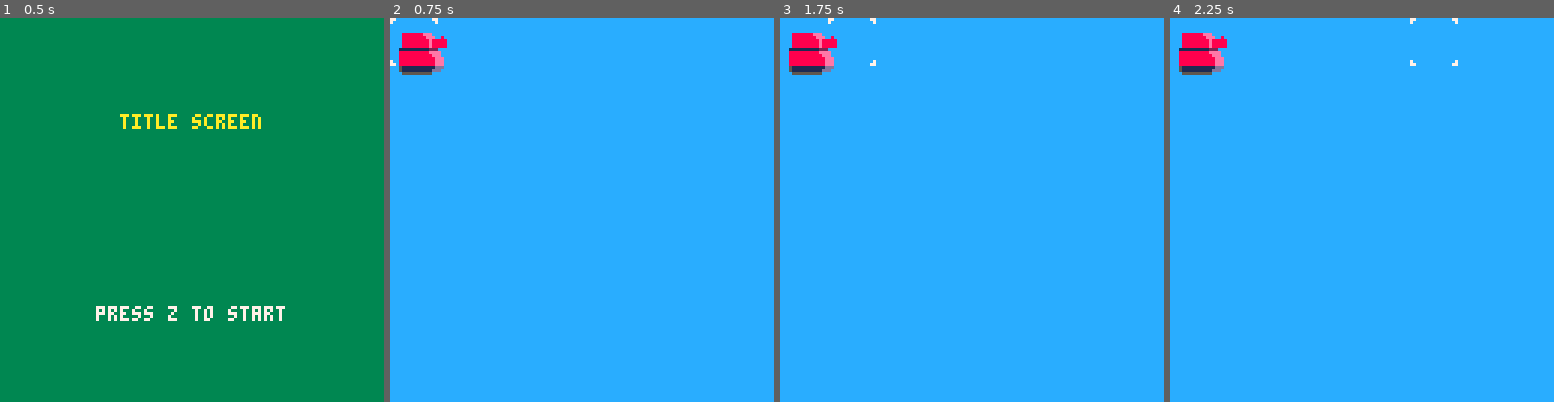
Above: before the commit, frames 1-4 (left to right).
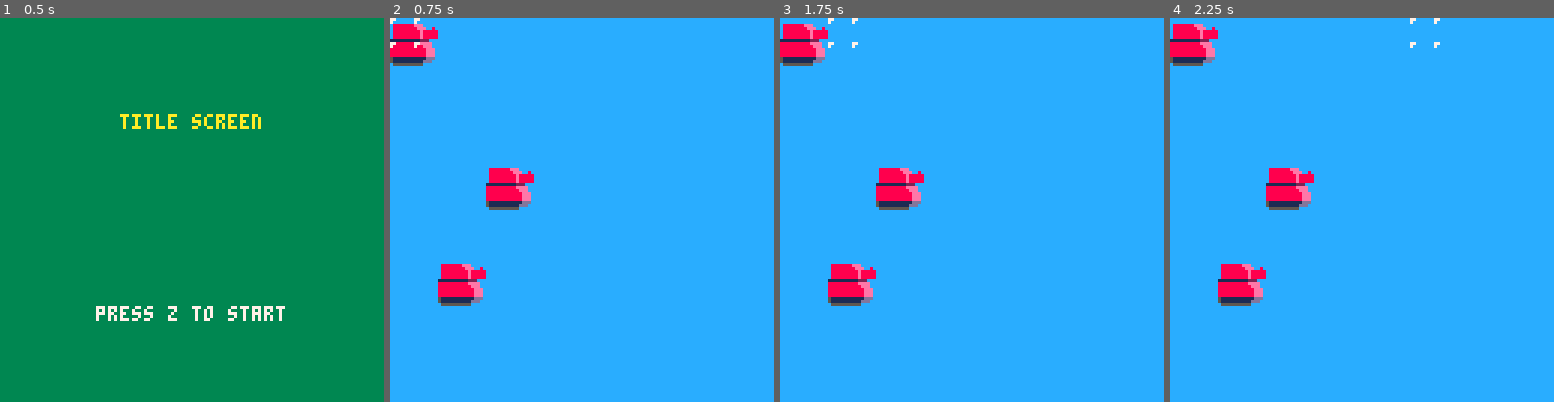
Above: after the commit, the same moments.

Repository: wbprice/pico-wars
Game: PICO-8 cartridge pico-wars.p8
The game is run twice, just before and just after one commit, with the same random seed, the same clock (stepped at 60 frames per second) and the same inputs.
Inputs:
- Up to frame 1 (0.5 s): no input
- Up to frame 2 (0.75 s): tap O (Z key) at 0.7 s
- Up to frame 3 (1.75 s): hold Right from 1.6 s (still down); tap O (Z key) at 1.7 s
- Up to frame 4 (2.25 s): release Right at 2.1 s; tap O (Z key) at 2.1 s; hold Up from 2.15 s (still down)

Frame 1 is identical in both runs. In frame 2, 3.7% of the frame differs, in the area x 0-38%, y 0-75%; in frame 3, 3.7%; in frame 4, 3.8%, in the area x 0-75%, y 0-75%.

Commit message:
rename variables to work within pico8 constraints

Diff:
--- a/pico-wars.p8
+++ b/pico-wars.p8
@@ -1,7 +1,7 @@
 pico-8 cartridge // http://www.pico-8.com
 version 8
 __lua__
--- Pico Wars
+-- pico wars
 -- @wbprice
 
 -- global vars
@@ -13,88 +13,90 @@
 tank = {}
 dbc_playercontrol = nil
 
--- Debounce
-Debounce = {}
-Debounce.__index = Debounce
-
-function Debounce:new(cycles, callback)
+-- debounce
+debounce_class = {}
+debounce_class.__index = debounce_class
+
+function debounce_class:new(cycles, callback)
     local debounce = {}
-    setmetatable(debounce, Debounce)
+    setmetatable(debounce, debounce_class)
     debounce.counter = cycles
     debounce.cycles = cycles
 	debounce.callback = callback
     return debounce
 end
 
-function Debounce:call(callback)
+function debounce_class:call(callback)
     if self.counter == self.cycles then
         self.counter = 0
 		self.callback()
     end
 end
 
-function Debounce:cycle()
+function debounce_class:cycle()
     if self.counter < self.cycles then
         self.counter = self.counter + 1
     end
 end
 
--- Cursor
-Cursor = {}
-Cursor.__index = Cursor
-
-function Cursor:new(x, y)
-	local crs = {}
-	setmetatable(crs, Cursor)
-	crs.x = x or 0
-	crs.y = y or 0
-	crs.width = 16
-	crs.height = 16
-	crs.clicked = false
-	return crs
-end
-
-function Cursor:draw()
-	spr(5, self.x, self.y)
-	spr(6, self.x + 8, self.y)
-	spr(21, self.x, self.y + 8)
-	spr(22, self.x + 8, self.y + 8)
-end
-
--- Unit
-Unit = {}
-Unit.__index = Unit
-
-function Unit:new(x, y)
+-- cursor
+cursor_class = {}
+cursor_class.__index = cursor_class
+
+function cursor_class:new(x, y)
+	local cursor = {}
+	setmetatable(cursor, cursor_class)
+	cursor.x = x or 0
+	cursor.y = y or 0
+	cursor.width = 16
+	cursor.height = 16
+	cursor.clicked = false
+	return cursor
+end
+
+function cursor_class:draw()
+	spr(0, self.x, self.y)
+	spr(0, self.x + 8, self.y)
+	spr(0, self.x, self.y + 8)
+	spr(0, self.x + 8, self.y + 8)
+end
+
+-- unit
+unit_class = {}
+unit_class.__index = unit_class
+
+function unit_class:new(x, y)
 	local unit = {}
-	setmetatable(unit, Unit)
+	setmetatable(unit, unit_class)
 	unit.x = x or 0
 	unit.y = y or 0
+	unit.faction = faction or 'red'
 	unit.direction = 'right'
 	return unit
 end
 
--- Tank
-Tank = {}
-Tank.__index = Tank
-
-function Tank:new(x, y)
-	tank = Unit:new(x, y)
-	setmetatable(tank, Tank)
-
+-- tank
+tank_class = {}
+tank_class.__index = tank_class
+
+function tank_class:new(x, y)
+	tank = unit_class:new(x, y)
+	setmetatable(tank, tank_class)
 	return tank
 end
 
-function Tank:draw()
-	spr(1, self.x, self.y, 2, 2)
+function tank_class:draw()
+	spr(1, self.x * 16, self.y * 16, 2, 2)
 end
 
 -- game loop
 function _init()
 -- this function runs as soon as the game loads
-	cursor = Cursor:new(0, 0)
-	dbc_playercontrol = Debounce:new(3, playercontrol)
-	tank = Tank:new(3, 3)
+	cursor = cursor_class:new(0, 0)
+	dbc_playercontrol = debounce_class:new(3, playercontrol)
+	tank0 = tank_class:new(2, 3)
+	tank1 = tank_class:new(0, 0)
+	tank2 = tank_class:new(1, 5)
 end
 
 function _update()
@@ -142,8 +144,10 @@
 
 function gamedraw()
 	rectfill(0,0,screenwidth, screenheight, 12)
+	tank0:draw()
+	tank1:draw()
+	tank2:draw()
 	cursor:draw()
-	tank:draw()
 end
 
 -- handle button inputs
@@ -158,14 +162,6 @@
 	if (cursor.x >= screenwidth - cursor.width) then cursor.x = screenwidth - cursor.height end
 	if (cursor.y <= 0) then cursor.y = 0 end
 	if (cursor.y >= screenheight - cursor.height) then cursor.y = cursor.y -  cursor.height end
-end
-
--- draw player sprite
-function playerdraw()
-	spr(1, cursor.x, cursor.y)
-	spr(2, cursor.x + 8, cursor.y)
-	spr(17, cursor.x, cursor.y + 8)
-	spr(18, cursor.x + 8, cursor.y + 8)
 end
 
 -- library functions
Not shown, changed: 30 lines of the sprite sheet (__gfx__) section of pico-wars.p8
